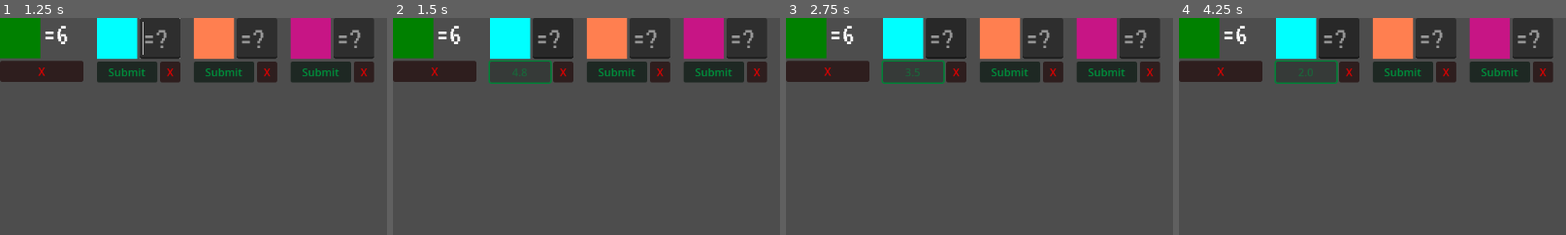
Above: before the commit, frames 1-4 (left to right).
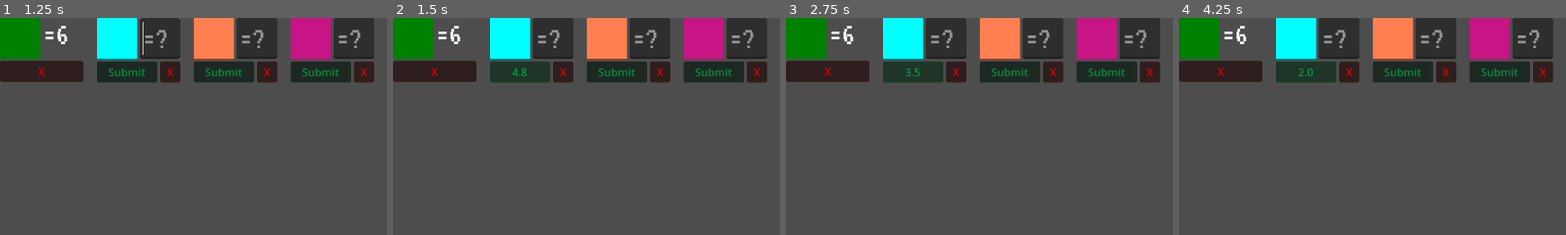
Above: after the commit, the same moments.

Repository: bjornarprytz/scale
Game: Godot game, scene res://main.tscn
Same seed, same stepped clock (60 frames per second), same inputs: the game is played once before the commit and once after it.
Inputs (mouse positions are % of the whole screen's width and height, from its top left):
- Up to frame 1 (1.25 s): click (21, 5) at 0.52 s; type "Alex" at 0.6 s
- Up to frame 2 (1.5 s): click "Submit" at 1.25 s
- Up to frame 3 (2.75 s): click (16, 12) at 2 s, where only the run after the commit has a clickable "4.3"
- Up to frame 4 (4.25 s): click (16, 12) at 2.75 s, where only the run after the commit has a clickable "3.5"; click (16, 12) at 3.5 s, where only the run after the commit has a clickable "2.8"
The pictures show only the part of the screen within x 0-50%, y 0-50%; the shares and areas given below are measured in that part.

Frame 1 is identical in both runs. In frame 2, 0.4% of the frame differs, in the area x 24-42%, y 19-31%; in frame 3, 0.4%; in frame 4, 0.4%.

Commit message:
scoring and some ui upgrade

Diff:
--- a/src/autoload/autoload.gd
+++ b/src/autoload/autoload.gd
@@ -2,8 +2,12 @@
 class_name Global
 
 signal purge(kind: ElementCube.Kind)
+signal game_over(won: bool)
 
 var kinds : Array[ElementCube.Kind] = []
+var correct_answers: Array[ElementCube.Kind] = []
+var wrong_answers := 0
+var exploded_cubes := 0
 
 var possible_colors = [
 	Color.AQUA,
@@ -15,6 +19,18 @@
 	Color.TEAL,
 	Color.BEIGE
 ]
+
+func submit_answer(kind: ElementCube.Kind, answer: int) -> bool:
+	if (kind.weight == answer and correct_answers.find(kind) == -1):
+		correct_answers.push_back(kind)
+		if (correct_answers.size() == kinds.size()):
+			game_over.emit(true)
+		return true
+
+	else:
+		wrong_answers += 1
+
+	return false
 
 
 # Called when the node enters the scene tree for the first time.
@@ -36,8 +52,3 @@
 		kinds.push_back(kind)
 
 	print("Initiated ", kinds.size(), " kinds")
-
-
-# Called every frame. 'delta' is the elapsed time since the previous frame.
-func _process(delta: float) -> void:
-	pass
--- a/src/main.gd
+++ b/src/main.gd
@@ -1,6 +1,7 @@
 extends Node2D
 
-const SPAWN_TIME := 2.0
+const MAX_SCORE := 69000
+var SPAWN_TIME := 2.0
 
 @onready var cube_spawner = preload("res://things/cube.tscn")
 @onready var answer_spawner = preload("res://things/answer.tscn")
@@ -9,13 +10,16 @@
 @onready var spawn_point : Node2D = $SpawnPoint
 @onready var info : GridContainer = $CanvasLayer/Control/AnswerGrid
 
+var won : bool
 var t := 100.0
 var elapsed := 0.0
 
 func _ready() -> void:
 	Autoload.purge.connect(_purge)
+	Autoload.game_over.connect(_game_over)
 
 	var known_info = Autoload.kinds.pick_random()
+	Autoload.submit_answer(known_info, known_info.weight)
 
 	var kn = known_spawner.instantiate()
 	kn.set_kind(known_info)
@@ -36,14 +40,32 @@
 		if c.kind == kind:
 			c.explode()
 
+func _game_over(win: bool):
+	won = win
+
+	if (win):
+		SPAWN_TIME = 0.5
+		$CanvasLayer/WinText.visible = true
+		$CanvasLayer/Score.visible = true
+		$CanvasLayer/Score.add_text(str(_score_formula()))
+
 func _process(delta: float) -> void:
 	t += delta
+	elapsed += delta
 
-	if (t > SPAWN_TIME and $Cubes.get_child_count() < 20):
+	if (t > SPAWN_TIME):
 		t = 0.0
+		if ($Cubes.get_child_count() < 20):
+			var cube = cube_spawner.instantiate() as ElementCube
+			cube.kind = Autoload.kinds.pick_random()
 
-		var cube = cube_spawner.instantiate() as ElementCube
-		cube.kind = Autoload.kinds.pick_random()
+			$Cubes.add_child(cube)
+			cube.position = spawn_point.position
 
-		$Cubes.add_child(cube)
-		cube.position = spawn_point.position
+		if (won):
+			for c in $Cubes.get_children():
+				c.apply_force(Vector2(randf_range(-1.0, 1.0), randf_range(-1.0, 0.0)) * randf_range(30000.0, 50000.0))
+
+
+func _score_formula() -> int:
+	return (MAX_SCORE - (elapsed * 10.0) - (Autoload.exploded_cubes * 1000.0)) / (Autoload.wrong_answers +1)
--- a/src/main.tscn
+++ b/src/main.tscn
@@ -1,10 +1,15 @@
-[gd_scene load_steps=5 format=3 uid="uid://bv8m51jf40i6k"]
+[gd_scene load_steps=7 format=3 uid="uid://bv8m51jf40i6k"]
 
 [ext_resource type="Script" path="res://main.gd" id="1_860qy"]
 [ext_resource type="PackedScene" uid="uid://y0ij617emvpo" path="res://things/scale.tscn" id="2_2c80t"]
 [ext_resource type="PackedScene" uid="uid://bx07aexvlsy62" path="res://things/conveyer.tscn" id="3_1lvot"]
+[ext_resource type="FontFile" uid="uid://ck5dgaslygqp3" path="res://things/VT323-Regular.ttf" id="4_xs043"]
 
 [sub_resource type="WorldBoundaryShape2D" id="WorldBoundaryShape2D_02jkl"]
+
+[sub_resource type="Theme" id="Theme_75p0t"]
+default_font = ExtResource("4_xs043")
+default_font_size = 256
 
 [node name="Game" type="Node2D"]
 script = ExtResource("1_860qy")
@@ -49,3 +54,25 @@
 grow_vertical = 2
 theme_override_constants/h_separation = 20
 columns = 8
+
+[node name="WinText" type="RichTextLabel" parent="CanvasLayer"]
+visible = false
+offset_left = 400.0
+offset_top = 183.0
+offset_right = 714.0
+offset_bottom = 449.0
+theme = SubResource("Theme_75p0t")
+bbcode_enabled = true
+text = "[wave][rainbow freq=0.2]WIN"
+
+[node name="Score" type="RichTextLabel" parent="CanvasLayer"]
+visible = false
+offset_left = 385.0
+offset_top = 586.0
+offset_right = 756.0
+offset_bottom = 664.0
+theme = SubResource("Theme_75p0t")
+theme_override_font_sizes/normal_font_size = 64
+bbcode_enabled = true
+text = "[wave][rainbow freq=0.2]score:"
+fit_content = true
--- a/src/things/answer.gd
+++ b/src/things/answer.gd
@@ -24,19 +24,22 @@
 	submit.disabled = true
 	is_submitting = true
 
-	if (my_kind.weight == int(text_edit.text)):
+	var tween = create_tween()
+
+	if (Autoload.submit_answer(my_kind, int(text_edit.text))):
 		submit.text = "Solved!"
+		tween.tween_property($H2/Submit/Sheen, "position:x", 150.0, 0.3)
 	else:
 		Autoload.purge.emit(my_kind)
 
-		var tween = create_tween()
-		tween.tween_method(_set_submit_text_countdown, 5.0, 0.0, 5.0)
-		await tween.finished
+		var penalty = float((Autoload.wrong_answers)) * 5.0
+		tween.tween_method(_set_submit_text_countdown, penalty, 0.0, penalty)
 
 		text_edit.editable = true
 		submit.disabled = false
 		submit.text = "Submit"
 
+	await tween.finished
 	is_submitting = false
 
 func _set_submit_text_countdown(t: float):
--- a/src/things/answer.tscn
+++ b/src/things/answer.tscn
@@ -30,10 +30,19 @@
 
 [node name="Submit" type="Button" parent="H2"]
 modulate = Color(0, 0.643137, 0.270588, 1)
+clip_contents = true
 custom_minimum_size = Vector2(30, 0)
 layout_mode = 2
 size_flags_horizontal = 3
 text = "Submit"
+
+[node name="Sheen" type="ColorRect" parent="H2/Submit"]
+layout_mode = 0
+offset_left = -28.0
+offset_top = -16.0
+offset_right = -13.0
+offset_bottom = 43.0
+rotation = 0.532896
 
 [node name="Clear" type="Button" parent="H2"]
 modulate = Color(1, 0, 0, 1)
--- a/src/things/cube.gd
+++ b/src/things/cube.gd
@@ -38,10 +38,11 @@
 
 func explode():
 	$Color.visible = false
-	freeze = true
+	set_deferred("freeze", true)
 	shape.set_deferred("disabled", true)
 
 	boom.emitting = true
+	Autoload.exploded_cubes += 1
 
 	await get_tree().create_timer(boom.lifetime).timeout
 
Not shown, changed: readme.md
